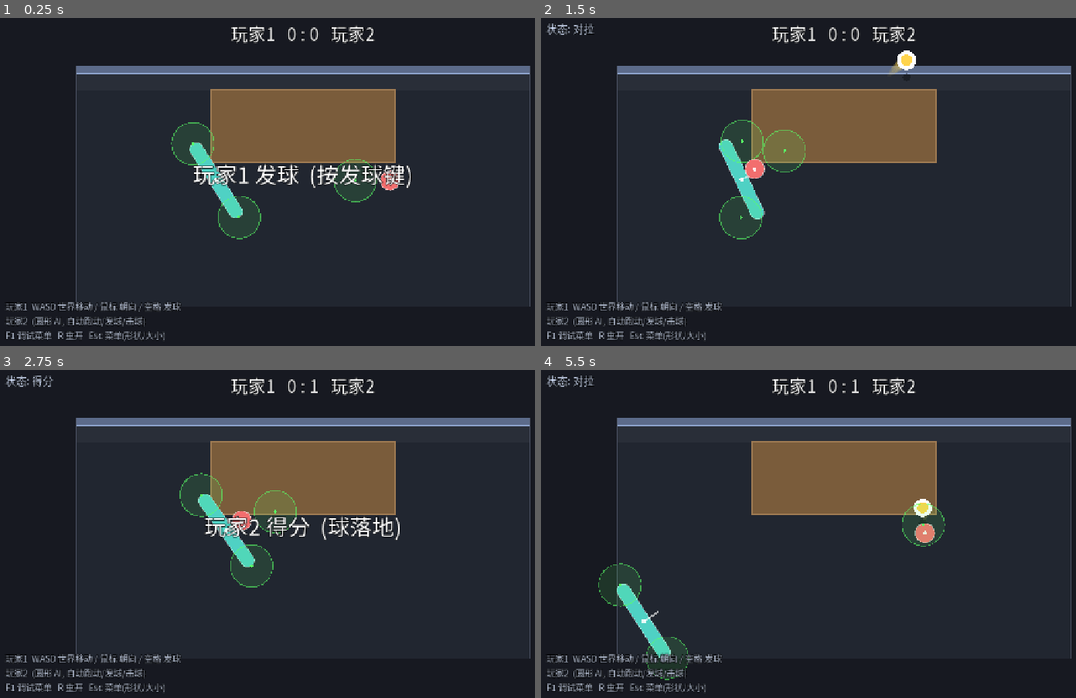
Above: before the commit, frames 1-4 (two rows, left to right).
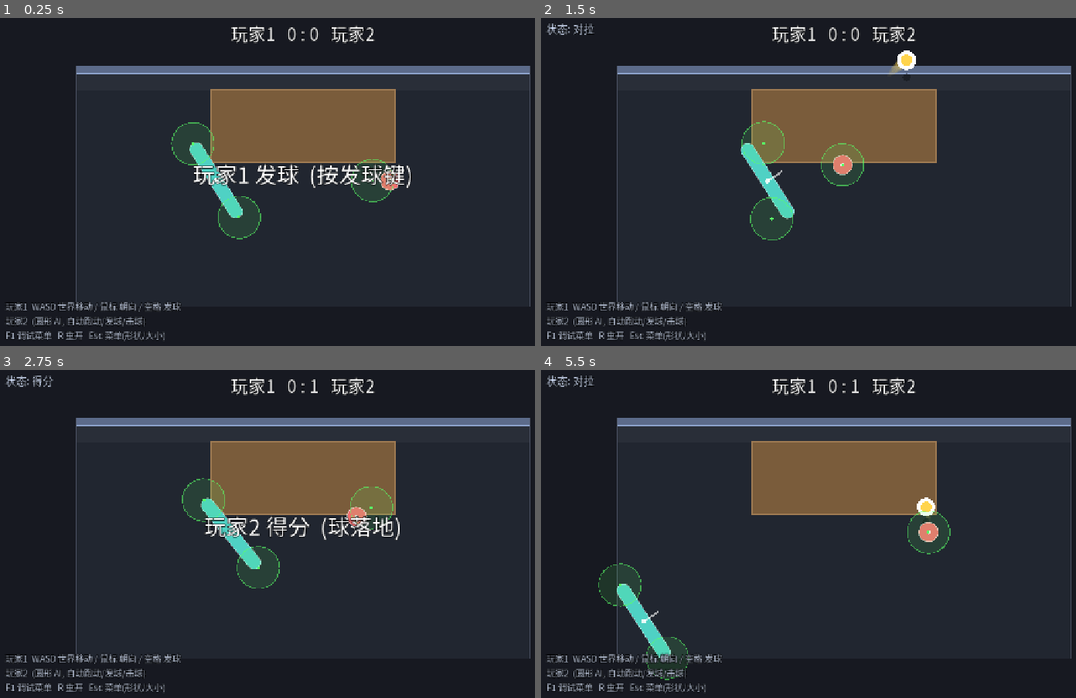
Above: after the commit, the same moments.

Repository: shuperidou/BMA-Arena
Game: Godot game, scene res://scenes/Main.tscn
Same seed, same stepped clock (60 frames per second), same inputs: the game is played once before the commit and once after it.
Inputs (mouse positions are in pixels of both pictures, inside the frame that each line leads up to):
- Up to frame 1 (0.25 s): no input
- Up to frame 2 (1.5 s): tap Enter at 0.5 s; move the mouse to (979, 168) at 0.52 s; hold D 0.53-1.25 s; tap 2 at 0.6 s; click (979, 168) at 0.67 s; tap Space at 0.77 s; drag from (722, 204) to (813, 254) at 1.27 s
- Up to frame 3 (2.75 s): move the mouse to (363, 461) at 2.02 s; hold D from 2.03 s (still down); tap 4 at 2.1 s
- Up to frame 4 (5.5 s): release D at 2.75 s; drag from (813, 606) to (658, 484) at 2.77 s; move the mouse to (1027, 589) at 3.52 s; hold A 3.53-4.25 s; tap 6 at 3.6 s; tap Space at 3.77 s; drag from (658, 484) to (749, 452) at 4.27 s; move the mouse to (872, 537) at 5.02 s; hold S from 5.03 s (still down); tap 8 at 5.1 s; click (872, 537) at 5.17 s

The runs differ from the first frame. In frame 1, 0.5% of the frame differs, in the area x 62-74%, y 43-57%; in frame 2, 3.8%, in the area x 33-61%, y 31-68%; in frame 3, 1.4%; in frame 4, 0.6%.

Commit message:
fix(ai): remove broken _slide_along_table (blocked AI from approaching table -> ran back/forth+unreachable); clamp reachable point to AI's vertical side (keep x); stable per-shot anti-block target; hit-timing gate (arm extends only when ball risen/past apex); diag tool

Diff:
--- /dev/null
+++ b/scenes/Diag.tscn
@@ -0,0 +1,6 @@
+[gd_scene format=3]
+
+[ext_resource type="Script" path="res://scripts/tools/diag.gd" id="1_diag"]
+
+[node name="Diag" type="Node"]
+script = ExtResource("1_diag")
--- a/scripts/autoload/game_config.gd
+++ b/scripts/autoload/game_config.gd
@@ -244,7 +244,7 @@
 ## AI 自动发球前的等待时间 (给玩家反应时间)
 var ai_serve_delay: float = 2.0
 ## AI 打出球后, 为了避开"阻挡嫌疑"而绕开对手接球走廊的偏移距离
-var ai_avoid_distance: float = 160.0
+var ai_avoid_distance: float = 90.0
 ## AI 失误概率 (0~1)。每次击球/发球按此概率触发一次"失误表现" (0=永不失误)。
 var ai_error_chance: float = 0.02
 var ai_error_aim_deg: float = 40.0     ## 失误表现-瞄偏: 最大偏角(度)
@@ -256,7 +256,8 @@
 ## 否则 AI 会直线怼进桌子卡死。
 var ai_hit_reach: float = 44.0          ## 判定区触球半径 (AI 用; = 玩家 hit_reach, 保持平等)
 var ai_body_clearance: float = 22.0     ## 目标点必须离(缩过的)桌/边界这么多 (机身半径 + 余量)
-var ai_arm_len: float = 72.0            ## AI"手臂": 判定点朝球方向可伸出的最大长度 (能越桌够球)
+var ai_arm_len: float = 36.0            ## AI"手臂": 判定点朝球方向可伸出的最大长度 (能越桌够球)
+var ai_ready_height: float = 110.0      ## 击球时机: 球升到此高度或已过顶点(vz<=0)手臂才伸出 (别一弹起就秒打)
 var ai_personal_space: float = 78.0     ## 与对手保持的"个人空间"; 太近就侧向绕开
 var ai_arrive_dist: float = 16.0        ## 到达目标的判定距离 (越大越稳, 减少来回抖)
 var ai_target_smooth: float = 0.30      ## 目标平滑系数 (每帧向新目标插值; 1=不平滑)
--- a/scripts/player/player_controller.gd
+++ b/scripts/player/player_controller.gd
@@ -24,6 +24,8 @@
 var _ai_last_hitter_seen: Node = null
 var _ai_smooth_target: Vector2 = Vector2.ZERO   ## 平滑后的走位目标 (抗抖)
 var _ai_smooth_ready: bool = false
+var _ai_post_target: Vector2 = Vector2.ZERO     ## 打完球后的"防阻挡"目标 (每拍只算一次)
+var _ai_post_ready: bool = false
 
 var hit_points: Array[HitPoint] = []
 ## 击球区在角色局部坐标系中的位移 (2D)。
@@ -101,7 +103,8 @@
 		var sw2: Vector2 = _ai_desired_swing()
 		# "手臂": 判定点朝球方向伸出 (最多 ai_arm_len), 让 AI 能越桌够球
 		var arm: Vector2 = Vector2.ZERO
-		if ball != null:
+		# 击球时机: 球升到位(或已过顶点)手臂才伸出 -> 让球有正常滞空, 而不是一弹起就秒打
+		if ball != null and (ball.vz <= 0.0 or ball.z >= GameConfig.ai_ready_height):
 			arm = (ball.global_position - global_position).rotated(-rotation).limit_length(GameConfig.ai_arm_len)
 		for hp in hit_points:
 			hp.position = arm
@@ -233,9 +236,7 @@
 			if side.dot(to) < 0.0:
 				side = -side
 			dir = (dir + side * GameConfig.ai_avoid_gain).normalized()
-	# 桌子避让: 贴桌且朝桌内 -> 沿桌边滑 (防止怼桌卡死)
-	dir = _slide_along_table(dir, to, from)
-	# 绕桌角: 直线路径被桌子挡住时, 先绕到最省路的桌角
+	# 绕桌角: 直线路径真的被桌子挡住时才绕 (不要用"沿边滑", 那会阻止 AI 靠近桌子)
 	dir = _route_around_table(dir, from, target)
 	# 卡住脱困: 想动却几乎动不了 -> 沿垂直方向蹭出去
 	if state.linear_velocity.length() < GameConfig.ai_stuck_velocity:
@@ -292,9 +293,13 @@
 func _target_point() -> Vector2:
 	if ball == null or ball.state != GameTypes.BallState.LIVE:
 		return global_position  # 球不在场(发球/死球): 原地待命
-	# 自己刚打完这球 -> 切"防阻挡模式": 绕开对手的接球走廊, 避免被判阻挡
+	# 自己刚打完这球 -> 切"防阻挡模式": 绕开对手的接球走廊 (每拍只算一次, 免得目标和球一起乱动)
 	if ball.last_hitter == self:
-		return _anti_block_target()
+		if not _ai_post_ready:
+			_ai_post_target = _anti_block_target()
+			_ai_post_ready = true
+		return _ai_post_target
+	_ai_post_ready = false
 	# 否则我是接球方 -> 追可接住点 (投影到可达区域, 见 _clamp_reachable)
 	var pred: Dictionary = ball.predict_catchable()
 	if pred.found:
@@ -309,43 +314,11 @@
 	var q := Vector2(clampf(p.x, ar.position.x, ar.end.x), clampf(p.y, ar.position.y, ar.end.y))
 	var tr: Rect2 = GameConfig.table_block_rect().grow(clr)
 	if tr.has_point(q):
-		var d_l: float = q.x - tr.position.x
-		var d_r: float = tr.end.x - q.x
-		var d_t: float = q.y - tr.position.y
-		var d_b: float = tr.end.y - q.y
-		var mn: float = minf(minf(d_l, d_r), minf(d_t, d_b))
-		if mn == d_b:
-			q.y = tr.end.y
-		elif mn == d_t:
-			q.y = tr.position.y
-		elif mn == d_l:
-			q.x = tr.position.x
-		else:
-			q.x = tr.end.x
+		# 推出到"AI 所在的纵向一侧"(玩家通常在桌下方): 只调 y, 保留 x -> 站到桌前、与球对齐, 手臂上够。
+		q.y = tr.end.y if global_position.y > GameConfig.table_center.y else tr.position.y
 	return q
 
-## 桌子避让: 若贴着桌子(阈值内)且方向指向桌内, 去掉法向分量 -> 沿桌边滑(朝目标侧)。
-## 玩家进不去桌子, 只能沿它的边绕 —— 这是"不怼桌卡死"的核心。
-func _slide_along_table(dir: Vector2, to: Vector2, from: Vector2) -> Vector2:
-	var tr: Rect2 = GameConfig.table_block_rect().grow(GameConfig.ai_body_clearance)
-	var closest := Vector2(clampf(from.x, tr.position.x, tr.end.x), clampf(from.y, tr.position.y, tr.end.y))
-	var n: Vector2 = from - closest
-	if n.length() > 90.0:
-		return dir                       # 离桌还远, 不干预
-	if n.length() < 2.0:
-		n = from - GameConfig.table_center
-		if n.length() < 1.0:
-			n = Vector2(0.0, 1.0)
-	n = n.normalized()
-	if dir.dot(n) >= -0.05:
-		return dir                       # 没往桌里走
-	var tang: Vector2 = dir - n * dir.dot(n)
-	if tang.length() < 0.001:
-		tang = Vector2(-n.y, n.x)
-	tang = tang.normalized()
-	if tang.dot(to) < 0.0:
-		tang = -tang
-	return tang
+## (已移除 _slide_along_table: 它把"朝桌分量"删掉, 会让 AI 永远靠近不了桌子 -> 来回跑够不到。)
 
 ## 线段 a-b 是否与矩形 r 相交 (路径是否被桌子挡)。
 func _seg_hits_rect(a: Vector2, b: Vector2, r: Rect2) -> bool:
--- /dev/null
+++ b/scripts/tools/diag.gd
@@ -0,0 +1,28 @@
+extends Node
+## 临时诊断: 跑 AI vs AI, 打印球与 AI(P2) 的状态, 用于定位"来回跑/够不到/弹跳变短"。
+## 运行: godot --headless --path <project> res://scenes/Diag.tscn
+
+var main_node: Node
+var ball: Ball
+
+func _ready() -> void:
+	main_node = preload("res://scenes/Main.tscn").instantiate()
+	add_child(main_node)
+	await get_tree().process_frame
+	main_node.debug_mode = 3
+	main_node._apply_debug_mode()
+	ball = main_node.ball
+	var ai: PlayerController = main_node.players[1]
+	var prev_bounces: int = 0
+	for i in 480:
+		await get_tree().physics_frame
+		if i % 10 == 0:
+			var tg: Vector2 = ai._target_point()
+			var d: float = ai.global_position.distance_to(ball.global_position)
+			print("D f=%d state=%d ret=%s ball=(%.0f,%.0f,z%.0f,vz%.0f) bounce=%d | ai=(%.0f,%.0f) tgt=(%.0f,%.0f) vel=(%.0f,%.0f) dBall=%.0f lastH=%s" % [
+				i, ball.state, str(ball.returnable),
+				ball.global_position.x, ball.global_position.y, ball.z, ball.vz, ball.table_bounces,
+				ai.global_position.x, ai.global_position.y,
+				tg.x, tg.y, ai.linear_velocity.x, ai.linear_velocity.y, d,
+				("P2" if ball.last_hitter == ai else ("P1" if ball.last_hitter != null else "-"))])
+	get_tree().quit()
--- a/scripts/tools/hit_test.gd
+++ b/scripts/tools/hit_test.gd
@@ -437,14 +437,10 @@
 	GameConfig.ai_apply_level()
 	ball.global_position = Vector2(0.0, -90.0)
 
-	# T18: 桌子避让 —— 贴桌且目标在桌对面时, 移动方向不指向桌内 (改为沿边滑)
-	var ai5: AiPlayer = main_node.players[1]
-	ai5.global_position = Vector2(0.0, 0.0)
-	var frm: Vector2 = ai5.global_position
-	var into: Vector2 = GameConfig.table_center - frm      # 指向桌内(上)
-	var slid: Vector2 = ai5._slide_along_table(into.normalized(), into, frm)
-	_check("T18 贴桌不往桌内顶 (沿边滑)", slid.dot(into.normalized()) < 0.6,
-		"dir=%s dot=%.2f" % [str(slid.round()), slid.dot(into.normalized())])
+	# T18: 目标点必须可达 —— 贴桌时 AI 的走位目标 y 不能卡在桌外够不到 (回归保护)
+	var tgt_y: float = main_node.players[1]._clamp_reachable(GameConfig.table_center).y
+	_check("T18 目标点落在可达区(允许压桌)", tgt_y > -178.0,
+		"tgt_y=%.0f (table bottom=-28, block bottom=%.0f)" % [tgt_y, GameConfig.table_block_rect().end.y])
 
 ## 给定落点 x, 算出 AI 经 HitSystem 后的实际落点 x。
 func _ai_landing_x(ai: AiPlayer, aim_x: float) -> float:
Not shown, added: scripts/tools/diag.gd.uid
